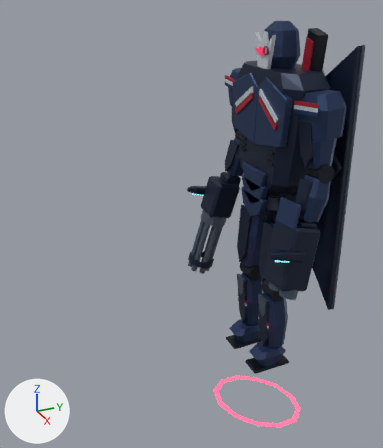
The Blender file out/combat_reference/m01/m01.blend as it was, and as the next commit left it.
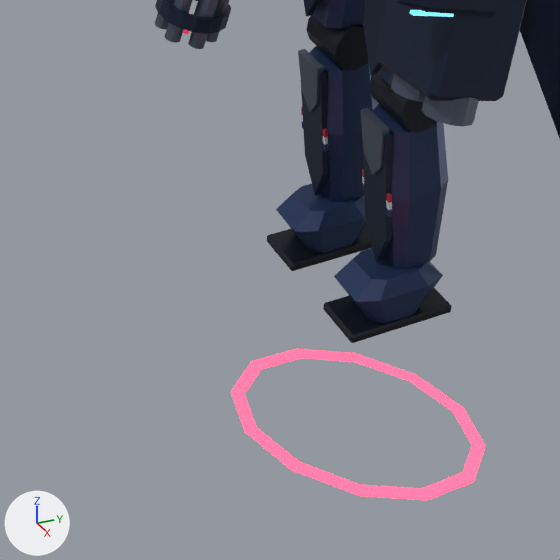
Each version appears first whole from a camera (50 mm lens) standing at (7.28, -4.83, 6.61) and looking at (0.28, -1.68, 3.11), and next in a close-up on the part from 35% to 85% of the width and 57% to 100% of the height. The lights are fixed; the arrows at lower left show +X, +Y and +Z. The last two pictures show the newer version. Both versions are drawn at frame 22 of the action 'm01:flight_heavy:fx_heavy_wake'; the numbers are the values there.

Script lines for the objects in view, before the commit:
```python
me_boot_sole_001 = bpy.data.meshes.new('Boot sole.001')
me_boot_sole_001.from_pydata(...)  # a box spanning x -0.19..0.19, y -0.38..0.38, z -0.032..0.032
me_boot_sole_001.materials.append(mat_dark)  # black #0d1421
me_combat_compression_annulus_001 = bpy.data.meshes.new('Combat compression annulus.001')
me_combat_compression_annulus_001.from_pydata(...)  # 48 vertices, 48 faces; spans x -0.93..0.93, y -0.01..0.01, z -0.93..0.93
me_combat_compression_annulus_001.materials.append(mat_fx_accent)  # red #ff435f, glowing red #ff435f
ob_boot_sole_001 = bpy.data.objects.new('Boot sole.001', me_boot_sole_001)
ob_boot_sole_001.parent = ob_ankle_r
ob_boot_sole_001.location = (0.0, -0.14, -0.24)
_m = ob_boot_sole_001.modifiers.new('Armor edge chamfer', 'BEVEL')
_m.width = 0.015
_m.width_pct = 0.015
ob_combat_compression_annulus_001 = bpy.data.objects.new('Combat compression annulus.001', me_combat_compression_annulus_001)
ob_combat_compression_annulus_001.parent = ob_fx_heavy_wake
ob_combat_compression_annulus_001.location = (0.0, 0.0, 0.0)
ob_fx_heavy_wake = bpy.data.objects.new('fx_heavy_wake', None)
ob_fx_heavy_wake.parent = ob_heavy_muzzle
ob_fx_heavy_wake.location = (0.0, -1.913, 0.0)
ob_fx_heavy_wake.scale = (0.789, 0.789, 0.789)
# also in view: 'Anatomical left twin missile box' at (1.24, -0.42, 2.75); 'Independent retractable shield emitter' at (1.49, -0.68, 2.89); 'Exposed joint hinge collar.001' at (0.4, -0.11, 1.58); 'Boot sole' at (0.4, -0.14, -0.03); 'Pointed grounded armored boot' at (0.4, -0.15, 0.16)
```
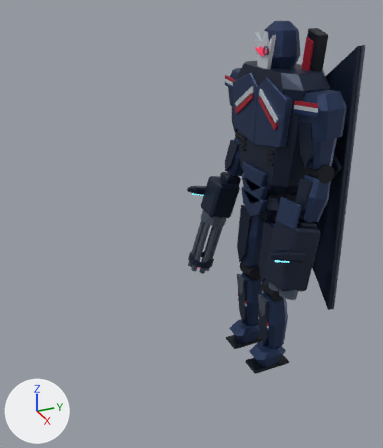
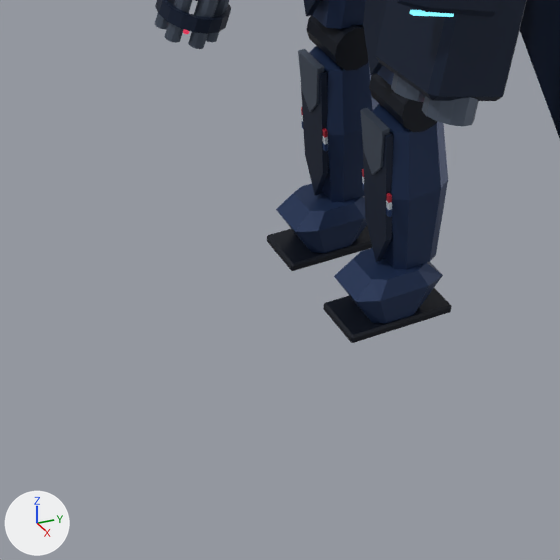
ob_fx_heavy_wake is not drawn itself; it is the parent of ob_combat_compression_annulus_001.

Pixel boxes [x1, y1, x2, y2] of what changed, in the close-ups (560 x 560 px):
'Combat compression annulus.001', deleted: before [231, 349, 486, 500]

What the commit changed:
Object 'fx_heavy_wake' (ob_fx_heavy_wake) moves from (0.0, -1.913, 0.0) to (0.0, 0.792, 0.0).
Object 'fx_heavy_wake' (ob_fx_heavy_wake) is rescaled from (0.789, 0.789, 0.789) to (0.0504, 0.0504, 0.0504).
Object 'Combat compression annulus.001' (ob_combat_compression_annulus_001) is deleted.
